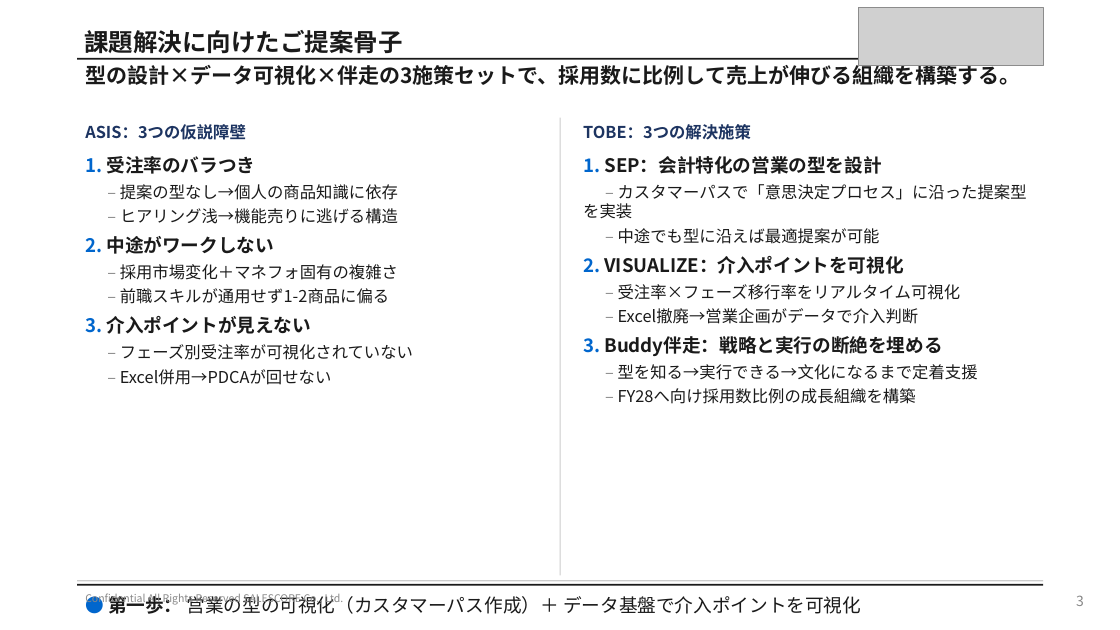
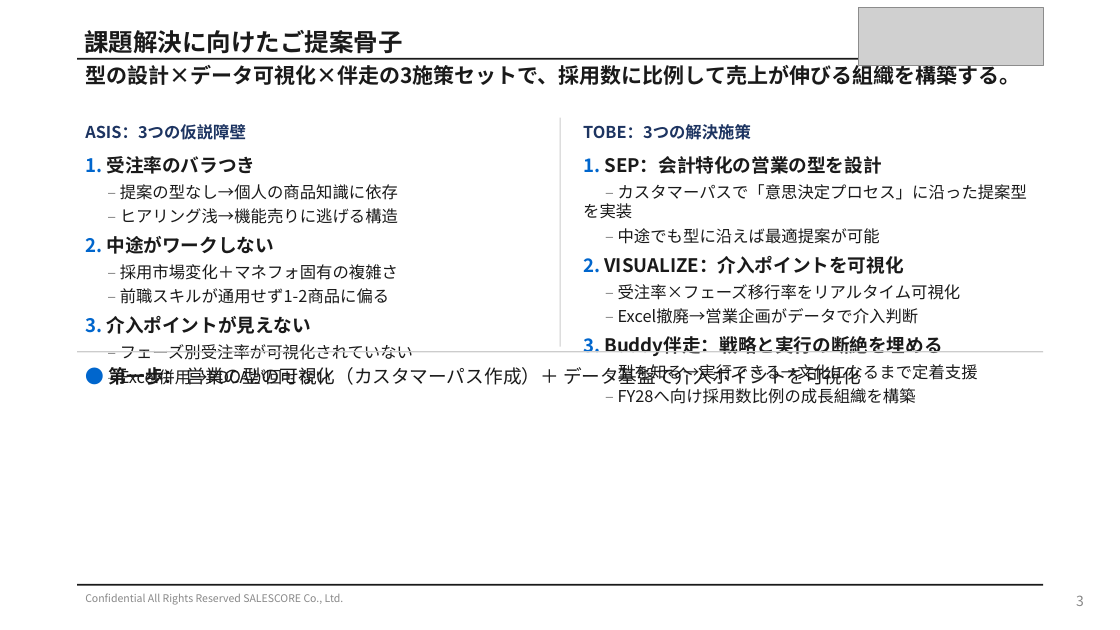
Before and after one commit to shintanagami-netizen/-, a slide deck: slide 3 of slides_p10_p12.pptx. Drawn at 1120x630 pixels with LibreOffice and Linux fonts; fonts in the diff are those of the drawing; grey boxes stand for pictures. Boxes give left, top, right and bottom in pixels: in the first picture for what was removed or moved away, otherwise in the second. Text is boxed around its words. In the diff, an @@ line names an element or a change of style, - is before the commit and + after.

```diff
--- a/slides_p10_p12.pptx
+++ b/slides_p10_p12.pptx
@@ rectangle: place and size @@
-rectangle at (560,118,560,576)
+rectangle at (560,118,560,347)
@@ text "1. 受注率のバラつき" rewrapped from (85,156,413,385) to (85,156,413,360) @@
@@ rectangle: place and size @@
-rectangle at (77,581,1044,581)
+rectangle at (77,351,1044,352)
@@ text "● 第一歩： 営業の型の可視化（カスタマーパス作成）＋ データ基盤で介入ポイントを可視化" rewrapped from (108,593,861,614) to (108,364,861,389) @@
```
Also in this commit, not shown: 2 other slides changed, 1 other file.
